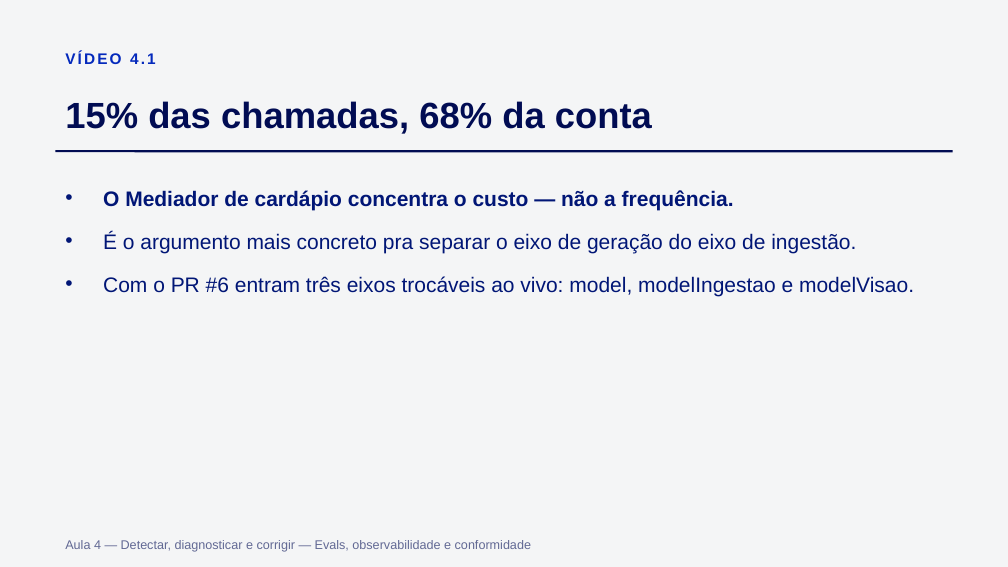
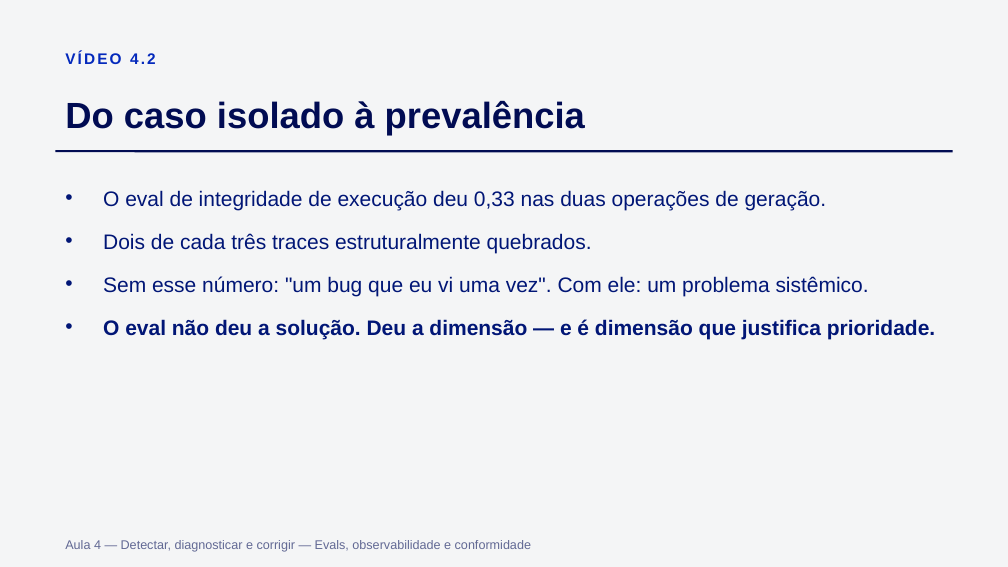
Before and after one commit to Djegao/alura-produto-ficticio, a slide deck: slide 12 of slides/aula4.pptx (slide 5 before the commit). Drawn at 1008x567 pixels with LibreOffice and Linux fonts; fonts in the diff are those of the drawing. Boxes give left, top, right and bottom in pixels: in the first picture for what was removed or moved away, otherwise in the second. Text is boxed around its words. In the diff, an @@ line names an element or a change of style, - is before the commit and + after.

```diff
--- a/slides/aula4.pptx
+++ b/slides/aula4.pptx
@@ text at (65,51,156,64): text changed @@
-VÍDEO 4.1
+VÍDEO 4.2
@@ text at (65,100,585,135): text changed @@
-15% das chamadas, 68% da conta
+Do caso isolado à prevalência
@@ text at (103,190,935,339): text changed @@
-• O Mediador de cardápio concentra o custo — não a frequência.
-• É o argumento mais concreto pra separar o eixo de geração do eixo de ingestão.
-• Com o PR #6 entram três eixos trocáveis ao vivo: model, modelIngestao e modelVisao.
+• O eval de integridade de execução deu 0,33 nas duas operações de geração.
+• Dois de cada três traces estruturalmente quebrados.
+• Sem esse número: "um bug que eu vi uma vez". Com ele: um problema sistêmico.
+• O eval não deu a solução. Deu a dimensão — e é dimensão que justifica prioridade.
```
Also in this commit, not shown: 12 other slides changed, 8 slides added, 1 slide removed, 7 other files.
